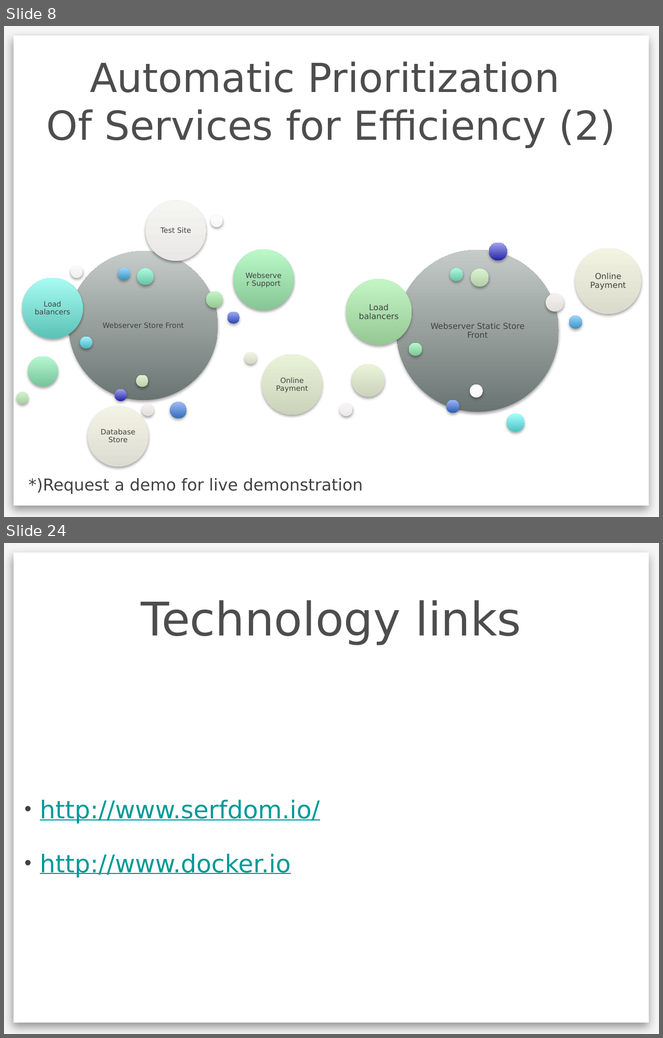
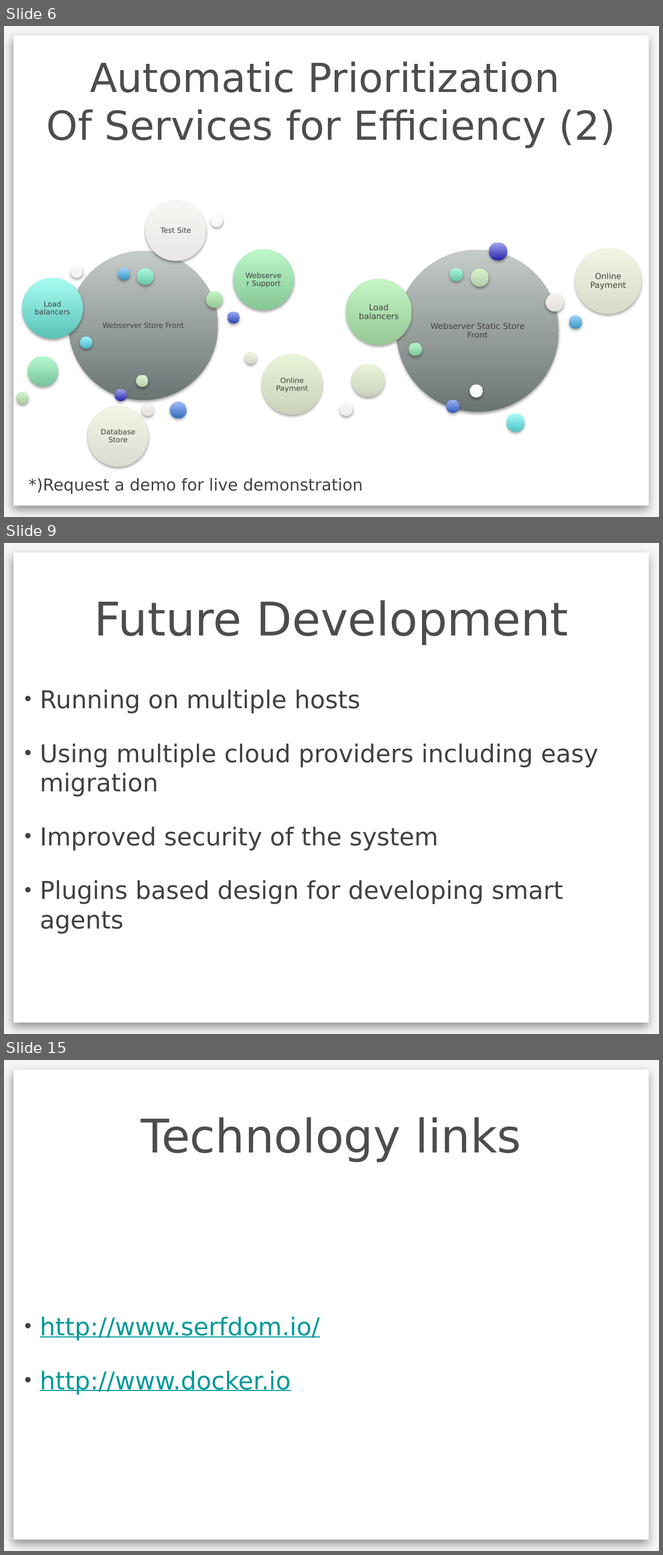
Before and after one commit to pinireznik/antitude, a slide deck: Mitosis-pitch.pptx. Shown one above the other, each under a label of ours: slides 8 and 24 before the commit, slides 6, 9 and 15 after it; the slides between them are not shown. The pictures are 663x1038 and 663x1555 pixels, drawn with LibreOffice and Linux fonts; fonts in the diff are those of the drawing; background and template pictures are left out. Boxes give left, top, right and bottom in pixels: in the first picture for what was removed or moved away, otherwise in the second. Text is boxed around its words. In the diff, an @@ line names an element or a change of style, - is before the commit and + after.

```diff
--- a/Mitosis-pitch.pptx
+++ b/Mitosis-pitch.pptx
@@ slide 9 added at bbox=[4, 543, 659, 1034], background #F5F5F5; not listed: 1 template element that a slide beside it also shows @@
@@ title added at bbox=[94, 600, 569, 645], 51 pt, text #4D4D4D @@
+Future Development
@@ text added at bbox=[40, 690, 599, 934], 27 pt, text #414141 @@
+• Running on multiple hosts
+• Using multiple cloud providers including easy migration
+• Improved security of the system
+• Plugins based design for developing smart agents
@@ what was slide 8 is now slide 6 @@
@@ what was slide 24 is now slide 15 @@
```
Also in this commit, not shown: 4 slides changed, 6 other slides added, 16 slides removed.
